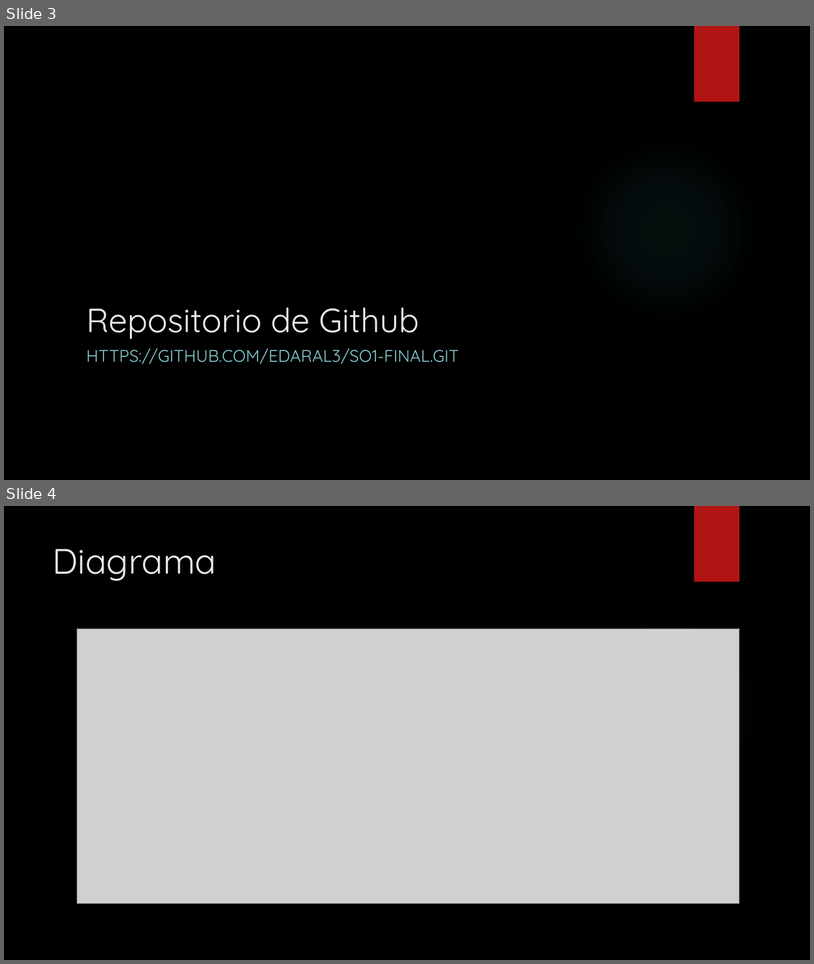
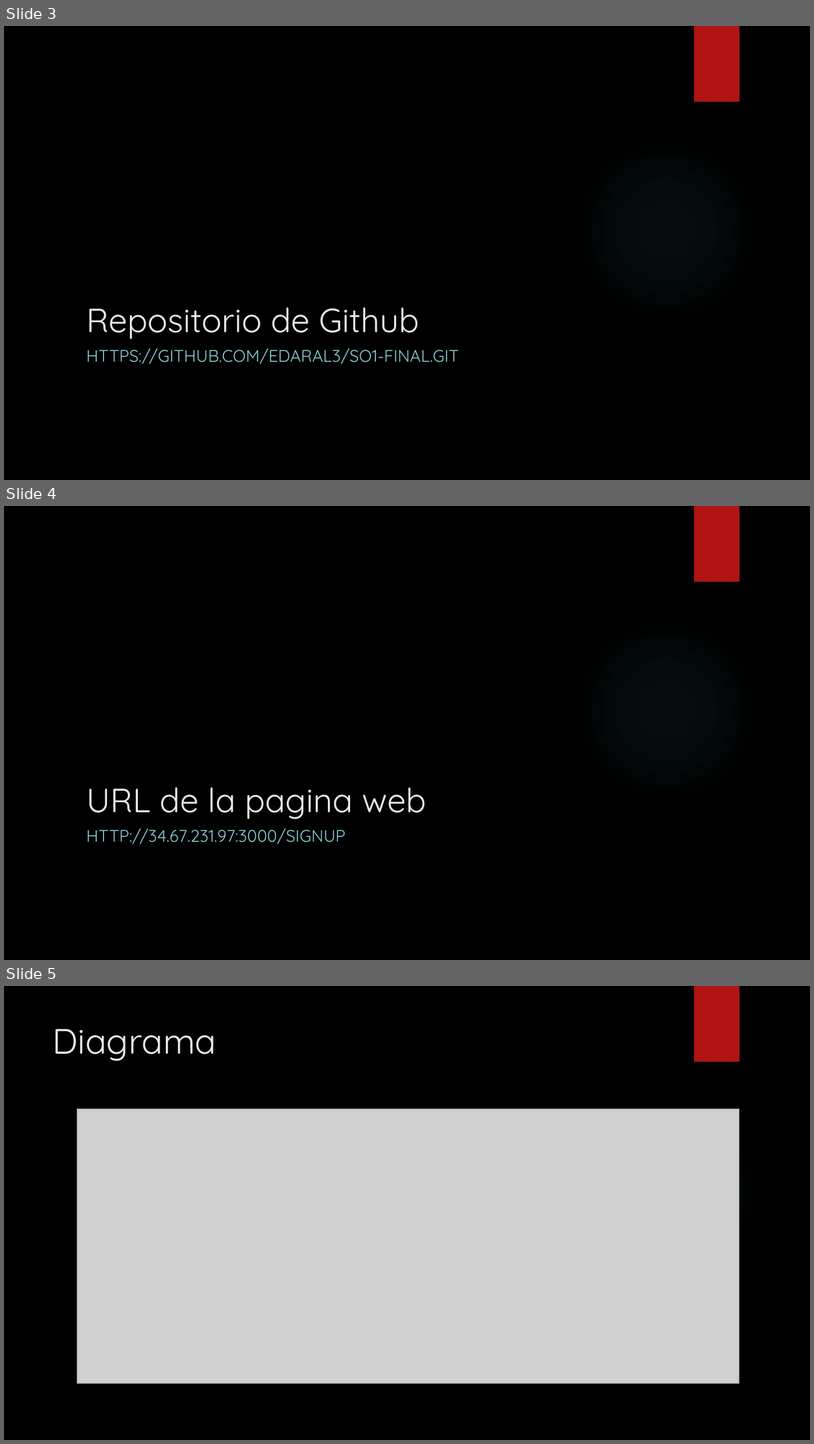
Before and after one commit to edaral3/SO1-Final, a slide deck: SO1 Final.pptx. Shown one above the other, each under a label of ours: slides 3 and 4 before the commit, slides 3, 4 and 5 after it. The pictures are 814x964 and 814x1444 pixels, drawn with LibreOffice and Linux fonts; fonts in the diff are those of the drawing; grey boxes stand for pictures; background and template pictures are left out. Boxes give left, top, right and bottom in pixels: in the first picture for what was removed or moved away, otherwise in the second. Text is boxed around its words. In the diff, an @@ line names an element or a change of style, - is before the commit and + after.

```diff
--- a/SO1 Final.pptx
+++ b/SO1 Final.pptx
@@ slide 4 added at [4,506,810,960], background picture (left out); not listed: 2 template elements that a slide beside it also shows @@
@@ title added at [86,787,426,819], 40 pt, text #EBEBEB @@
+URL de la pagina web
@@ text added at [86,828,345,844], 20 pt, text #8AD0D6 @@
+HTTP://34.67.231.97:3000/SIGNUP
@@ what was slide 4 is now slide 5 @@
```
Also in this commit, not shown: 2 other files.
